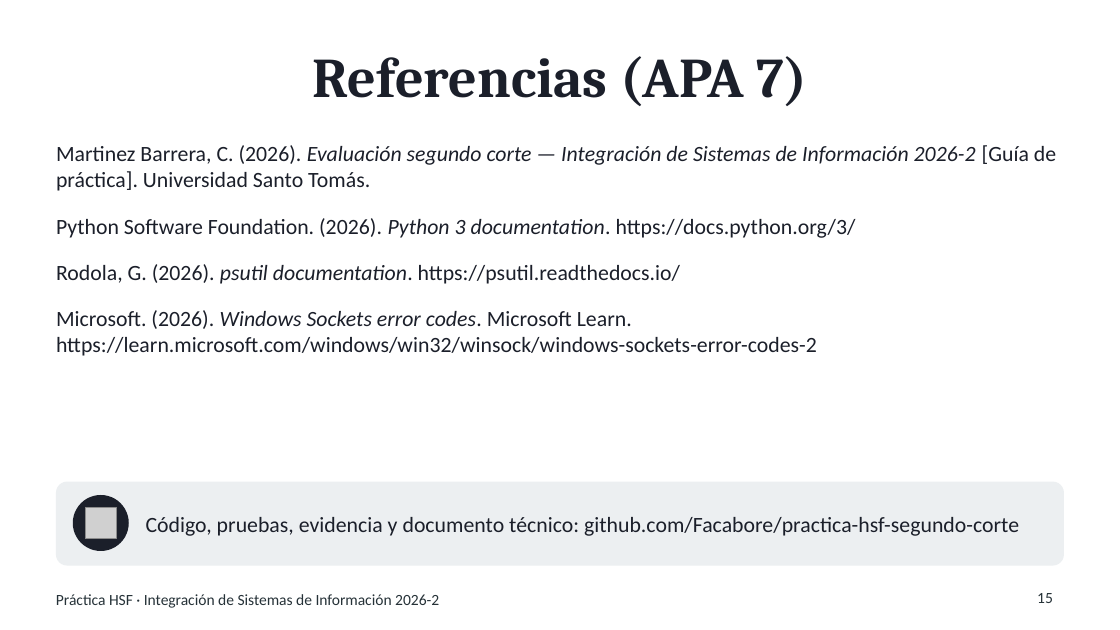
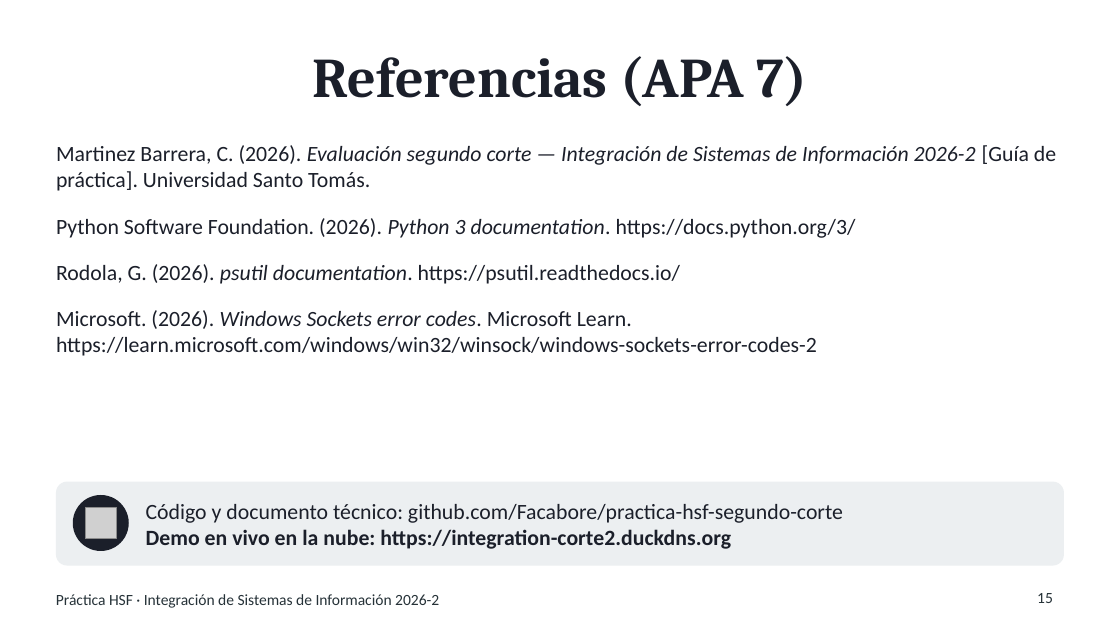
Before and after one commit to Facabore/practica-hsf-segundo-corte, a slide deck: slide 15 of docs/Diapositivas_Video_SegundoCorte.pptx. Drawn at 1120x630 pixels with LibreOffice and Linux fonts; fonts in the diff are those of the drawing; grey boxes stand for pictures. Boxes give left, top, right and bottom in pixels: in the first picture for what was removed or moved away, otherwise in the second. Text is boxed around its words. In the diff, an @@ line names an element or a change of style, - is before the commit and + after.

Commit message:
docs: document the public cloud deployment and polish the read-only notice

```diff
--- a/docs/Diapositivas_Video_SegundoCorte.pptx
+++ b/docs/Diapositivas_Video_SegundoCorte.pptx
@@ text at [146,504,843,549]: text changed @@
-Código, pruebas, evidencia y documento técnico: github.com/Facabore/practica-hsf-segundo-corte
+Código y documento técnico: github.com/Facabore/practica-hsf-segundo-corte
+Demo en vivo en la nube: https://integration-corte2.duckdns.org
```
Also in this commit, not shown: 7 other files.
